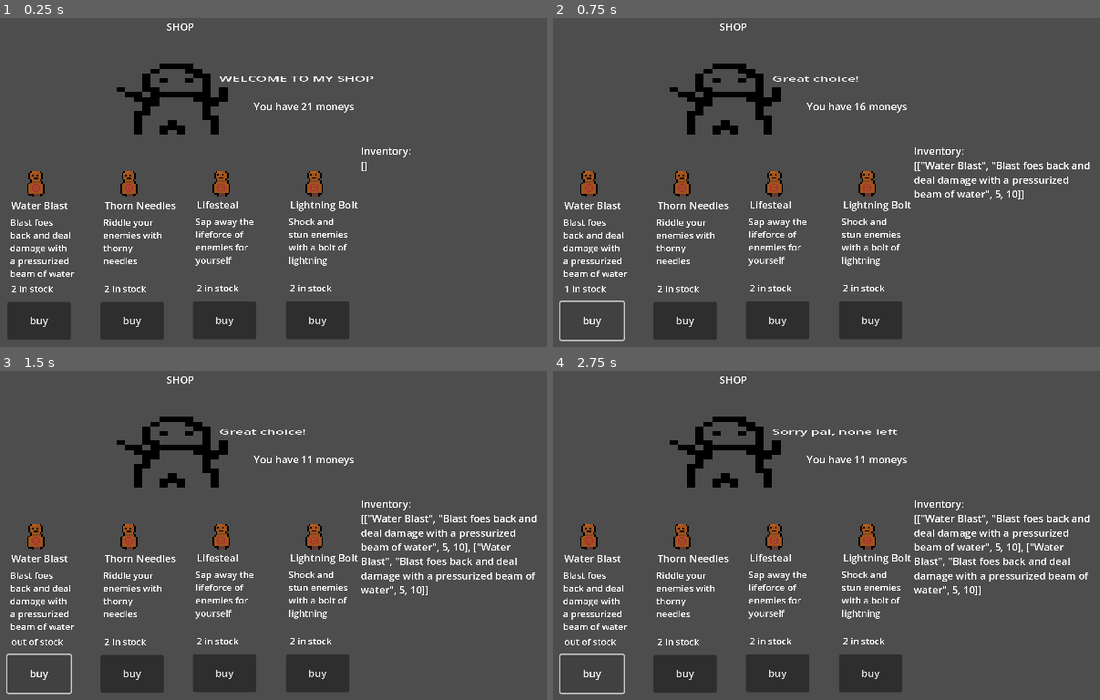
Above: before the commit, frames 1-4 (two rows, left to right).
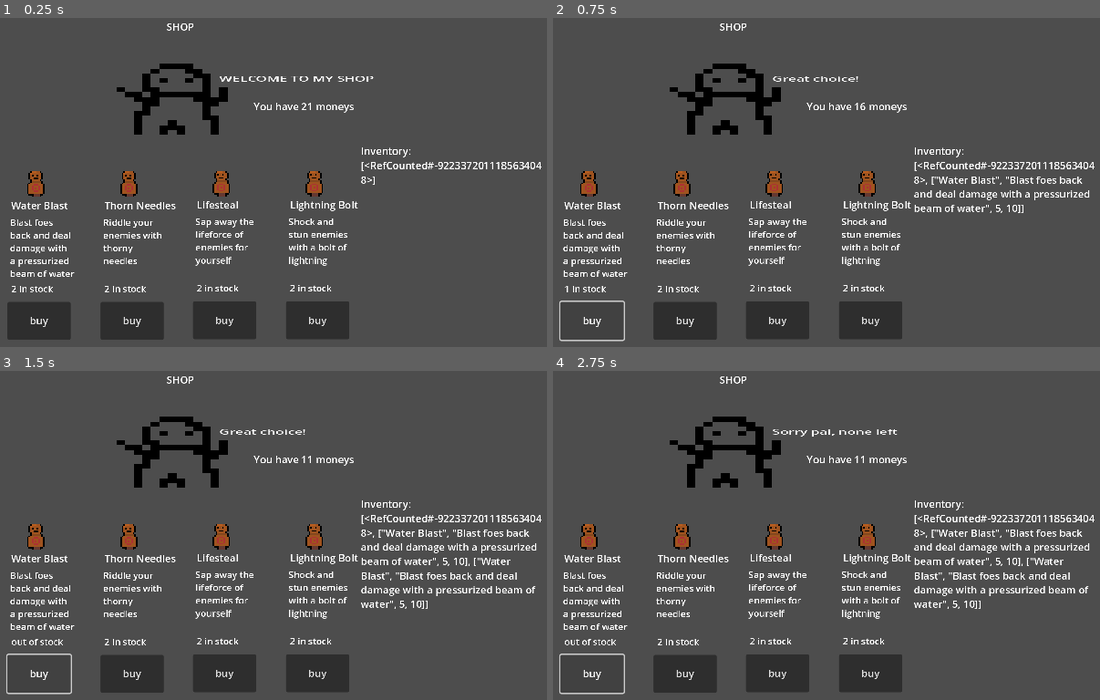
Above: after the commit, the same moments.

Repository: CoderXam/UntitledGameJame104
Game: Godot game, scene res://Scenes/shop/shop_scene.tscn
The game is run twice, just before and just after one commit, with the same random seed, the same clock (stepped at 60 frames per second) and the same inputs.
Inputs:
- Up to frame 1 (0.25 s): no input
- Up to frame 2 (0.75 s): click "buy" at 0.5 s
- Up to frame 3 (1.5 s): click "buy" at 1.25 s
- Up to frame 4 (2.75 s): click "buy" at 2 s

The runs differ from the first frame. In frame 1, 0.4% of the frame differs, in the area x 66-99%, y 43-51%; in frame 2, 1.3%; in frame 3, 2.3%, in the area x 66-99%, y 43-73%; in frame 4, 2.3%.

Commit message:
rune rework

Diff:
--- /dev/null
+++ b/Scenes/Rune.gd
@@ -0,0 +1,9 @@
+class_name Rune
+
+var name: String
+var description: String
+var price: int
+var shop_chance: int
+
+func use():
+	print("used "+ name)
--- a/Scenes/item.gd
+++ /dev/null
@@ -1,8 +0,0 @@
-class_name Item
-
-extends Node
-
-@export var item_name : String
-
-func use():
-	print("used " + item_name)
--- a/Scenes/player_data.tscn
+++ b/Scenes/player_data.tscn
@@ -1,7 +1,7 @@
 [gd_scene load_steps=2 format=3 uid="uid://bpuk5bjcroqd4"]
 
 [ext_resource type="Script" path="res://Scenes/player_data.gd" id="1_vjojb"]
-[ext_resource type="Script" path="res://Scenes/item.gd" id="2_8eu80"]
+[ext_resource type="Script" path="res://Scenes/Rune.gd" id="2_8eu80"]
 
 [node name="PlayerData" type="Node2D" node_paths=PackedStringArray("starting_item")]
 position = Vector2(558, 351)
--- a/player_data.gd
+++ b/player_data.gd
@@ -3,23 +3,27 @@
 @export var max_health = 10
 @export var player_health = 10
 
+@export var currency = 21
+
+var inventory: Array = []
+var starting_rune: Rune = Rune.new()
+
 # Called when the node enters the scene tree for the first time.
 func _ready() -> void:
 	print("Hello Player")
+	starting_rune.name = "magic thing"
+	starting_rune.description = "a magical thing"
+	add_to_inventory(starting_rune)
 
 
 # Called every frame. 'delta' is the elapsed time since the previous frame.
 func _process(delta: float) -> void:
 	pass
 
-@export var currency = 21
-
-var inventory: Array = []
-@export var starting_item: Item
 
 func add_to_inventory(item) -> void:
 	inventory.append(item)
 
 func _input(event):
 	if event.is_action_pressed("use"):
-		starting_item.use()
+		starting_rune.use()
